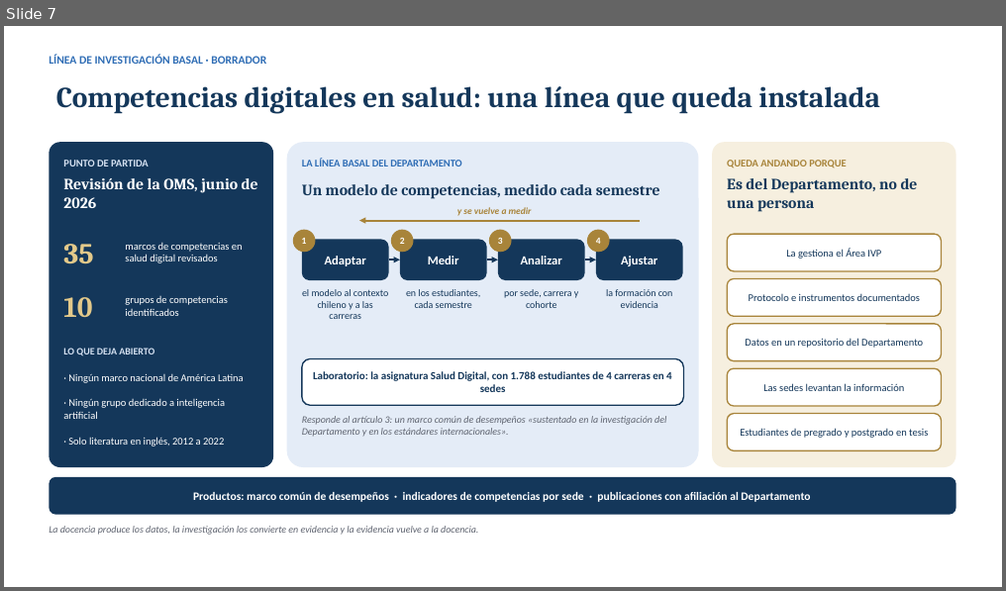
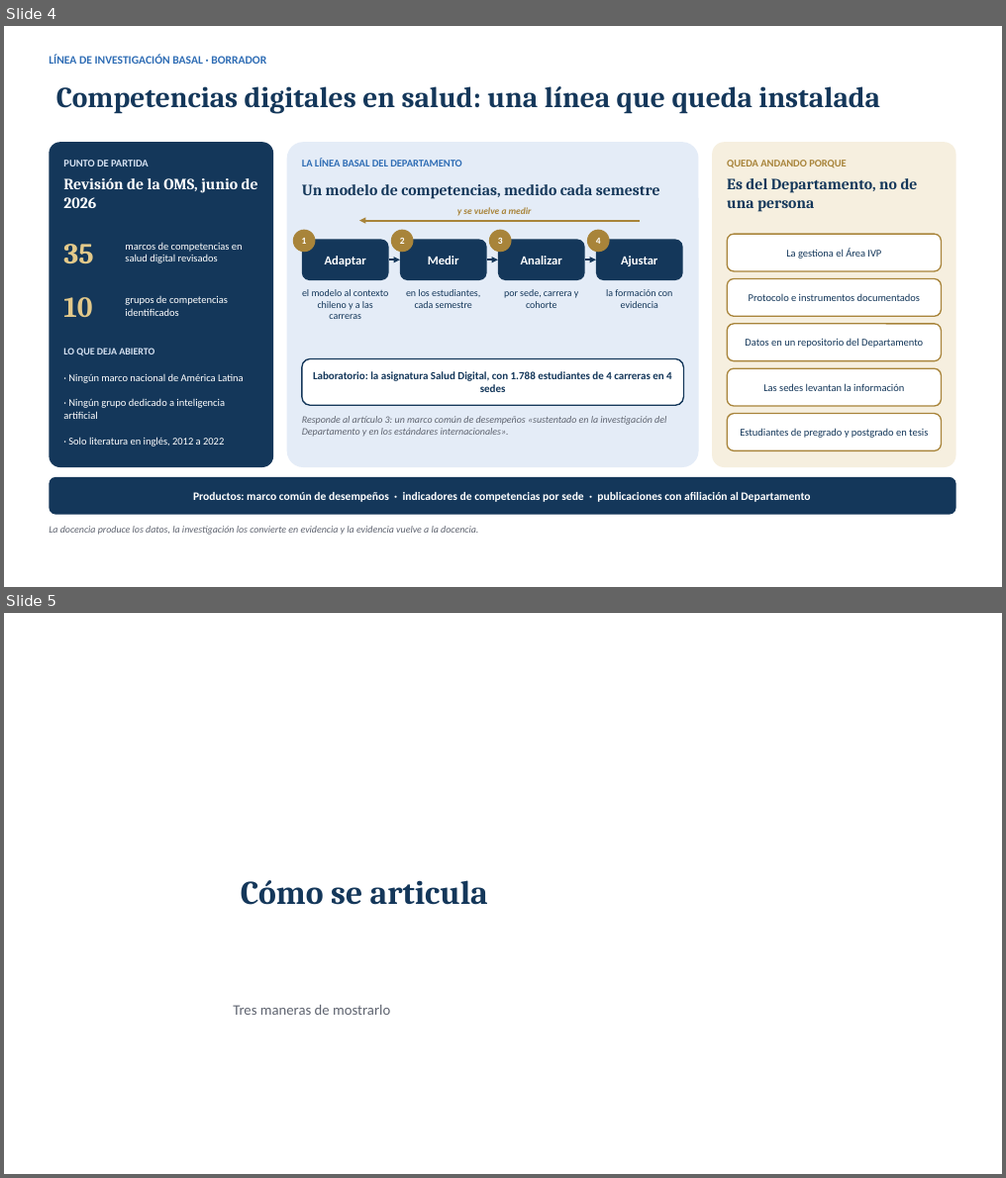
Before and after one commit to estefafro/CFSD, a slide deck: entregables/2026-11-14-presentacion-vicerrector/presentacion-vicerrector-borrador.pptx. Shown one above the other, each under a label of ours: slide 7 before the commit, slides 4 and 5 after it. The pictures are 1006x591 and 1006x1178 pixels, drawn with LibreOffice and Linux fonts; fonts in the diff are those of the drawing; background and template pictures are left out. Boxes give left, top, right and bottom in pixels: in the first picture for what was removed or moved away, otherwise in the second. Text is boxed around its words. In the diff, an @@ line names an element or a change of style, - is before the commit and + after.

```diff
--- a/entregables/2026-11-14-presentacion-vicerrector/presentacion-vicerrector-borrador.pptx
+++ b/entregables/2026-11-14-presentacion-vicerrector/presentacion-vicerrector-borrador.pptx
@@ slide 5 added at [4,613,1002,1174], background picture (left out) @@
@@ title added at [241,880,488,905], 32 pt, text #14375A, bold @@
+Cómo se articula
@@ text added at [233,1005,390,1015], 14 pt, text #5F6470 @@
+Tres maneras de mostrarlo
@@ what was slide 7 is now slide 4 @@
```
Also in this commit, not shown: 6 other slides added, 2 other files.
